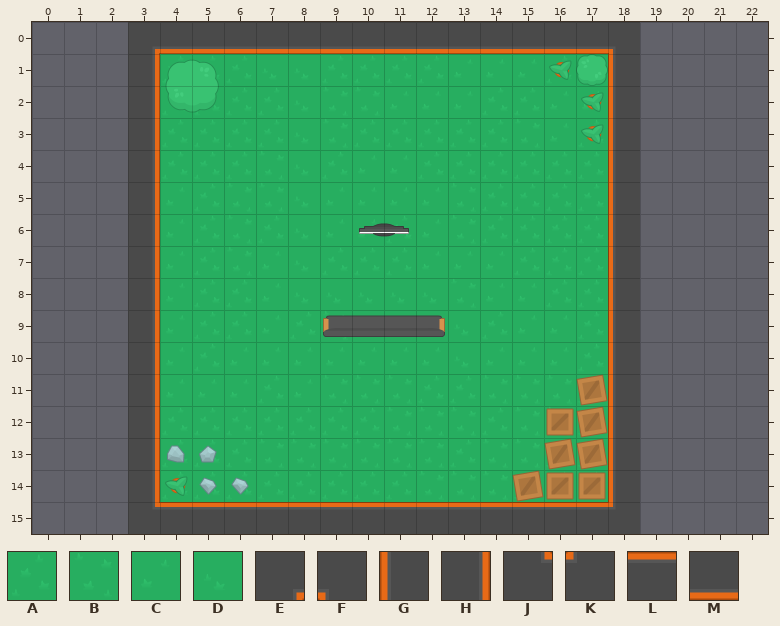
One commit to this Tiled map: core/assets/maps/loadout.tmx. Above is the file before it was changed.
Cells are 64x64 px. Shown: x 0..22, y 0..15. The old version is drawn lined up with the new one.
Key: from "kenney_tileset": A 0, B 1, C 2, D 3, E 162, F 163, G 166, H 167, J 189, K 190, L 193, M 194.
_ is an empty cell, # one hidden under a higher layer.
Layers that did not change in this view are not listed.
Layer "Tile Layer 1" before, first column x 0:
 0 ___EMMMMMMMMMMMMMMF____
 1 ___HAAADDAAAACCCAAG____
 2 ___HAAAADBBCCCAACCG____
 3 ___HAAA#DBA#AAA#CAG____
 4 ___HAAABDACCAAAAAAG____
 5 ___HCABBDCCCCBAAAAG____
 6 ___HCABADCCACBAAAAG____
 7 ___HCABCDAAACCCAAAG____
 8 ___HCAACDDDDDBCCAAG____
 9 ___HCAACABDDDDACCAG____
10 ___HCACCCCCCCDCCCAG____
11 ___HCCCACBBBAABBBAG____
12 ___HAAAAAAABBBABBAG____
13 ___HAAABBBBBBABBAAG____
14 ___HAAAAAAAABBBAAAG____
15 ___JLLLLLLLLLLLLLLK____
New version:
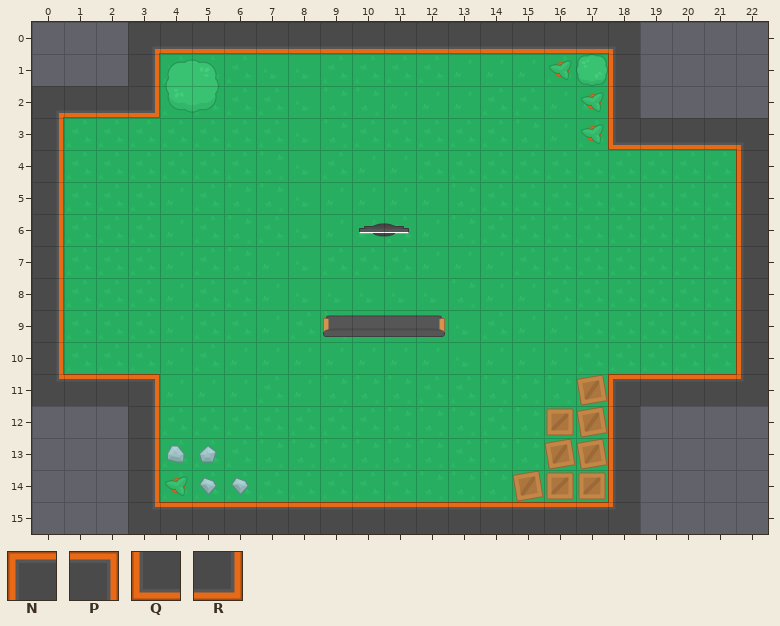
Further tiles: from "kenney_tileset": N 115, P 116, Q 142, R 143.
The edit:
map size 16x16 -> 24x16 cells (old content now starts at 3,0; both pictures use the new coordinates)
Layer "Tile Layer 1":
y 2: x 0..3 ___H -> EMMR
y 3: x 0..3 ___H -> HAAA; x 18..22 G____ -> QMMMF
y 4..10: x 0..3 ___H -> HAAA; x 18..22 G____ -> AAAAG
y 11: x 0..3 ___H -> JLLP; x 18..22 G____ -> NLLLK
Pixel boxes of the changes (left, top, right, bottom) in both pictures:
changed: (32, 86, 160, 406)
changed: (608, 118, 768, 406)
